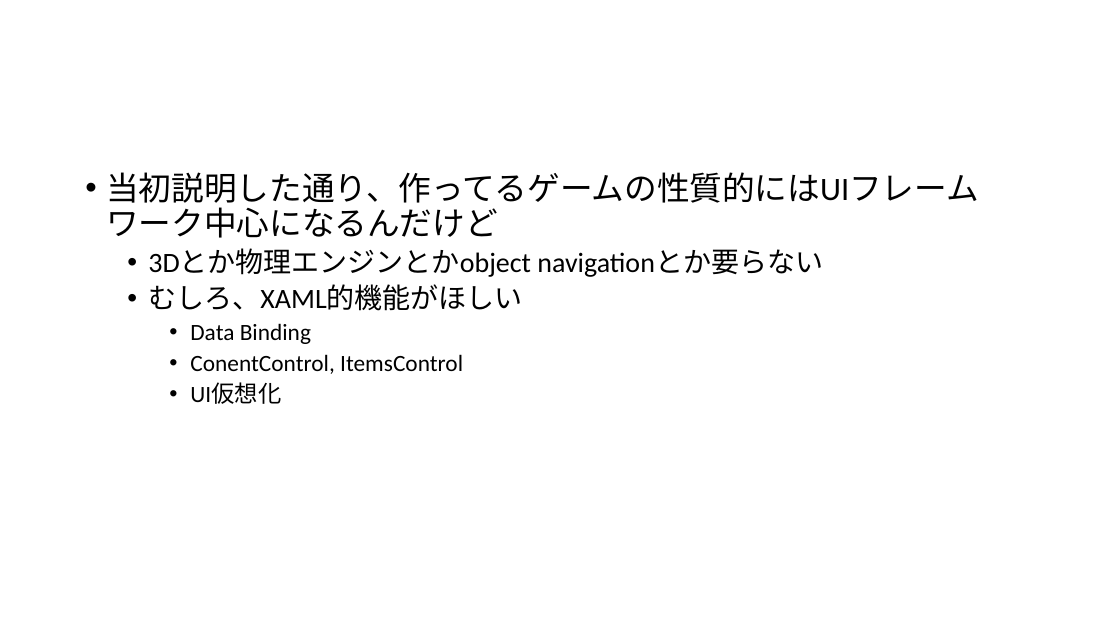
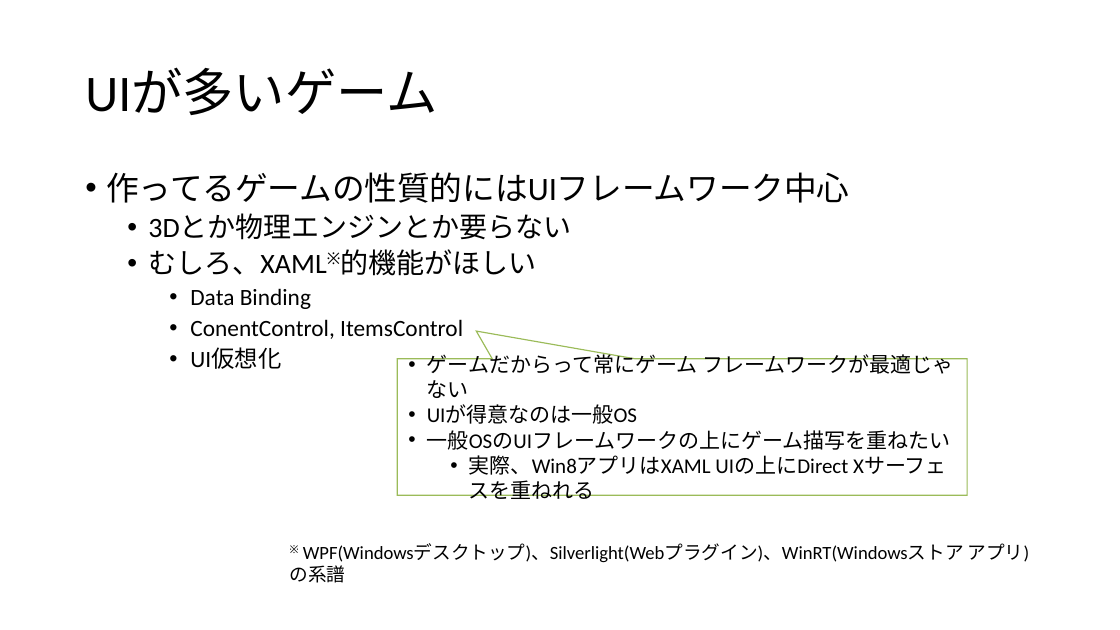
Before and after one commit to ppcuni/UnityCsharp20150321, a slide deck: slide 66 of doc/自社フレームワーク.pptx. Drawn at 1120x630 pixels with LibreOffice and Linux fonts; fonts in the diff are those of the drawing. Boxes give left, top, right and bottom in pixels: in the first picture for what was removed or moved away, otherwise in the second. Text is boxed around its words. In the diff, an @@ line names an element or a change of style, - is before the commit and + after.

Commit message:
UIフレームワーク の説明完成

```diff
--- a/doc/自社フレームワーク.pptx
+++ b/doc/自社フレームワーク.pptx
@@ title added at (x1=85, y1=68, x2=437, y2=115), 44 pt, text #000000 @@
+UIが多いゲーム
@@ text at (x1=106, y1=172, x2=849, y2=276): text changed @@
-• 当初説明した通り、作ってるゲームの性質的にはUIフレームワーク中心になるんだけど
-  • 3Dとか物理エンジンとかobject navigationとか要らない
-  • むしろ、XAML的機能がほしい
+• 作ってるゲームの性質的にはUIフレームワーク中心
+  • 3Dとか物理エンジンとか要らない
+  • むしろ、XAML※的機能がほしい
@@ speech box added at (x1=397, y1=359, x2=968, y2=496), fill #FFFFFF, outline #9BBB59 1 pt, 18 pt, text #000000 @@
+• ゲームだからって常にゲーム フレームワークが最適じゃない
+• UIが得意なのは一般OS
+• 一般OSのUIフレームワークの上にゲーム描写を重ねたい
+  • 実際、Win8アプリはXAML UIの上にDirect Xサーフェスを重ねれる
@@ text added at (x1=290, y1=543, x2=1030, y2=583), 16 pt, text #000000 @@
+※ WPF(Windowsデスクトップ)、Silverlight(Webプラグイン)、WinRT(Windowsストア アプリ)の系譜
```
Also in this commit, not shown: 11 other slides changed, 4 slides added, 1 slide removed.
